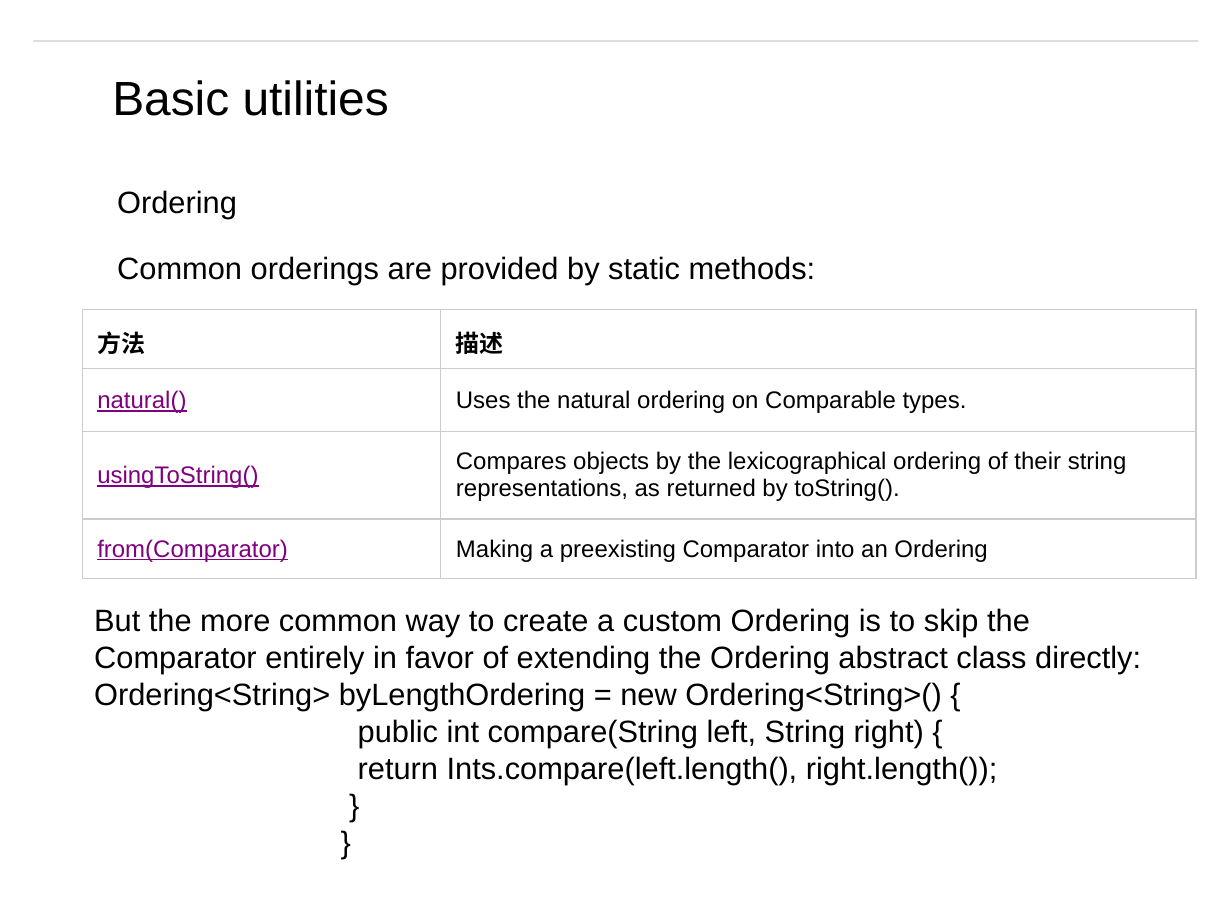
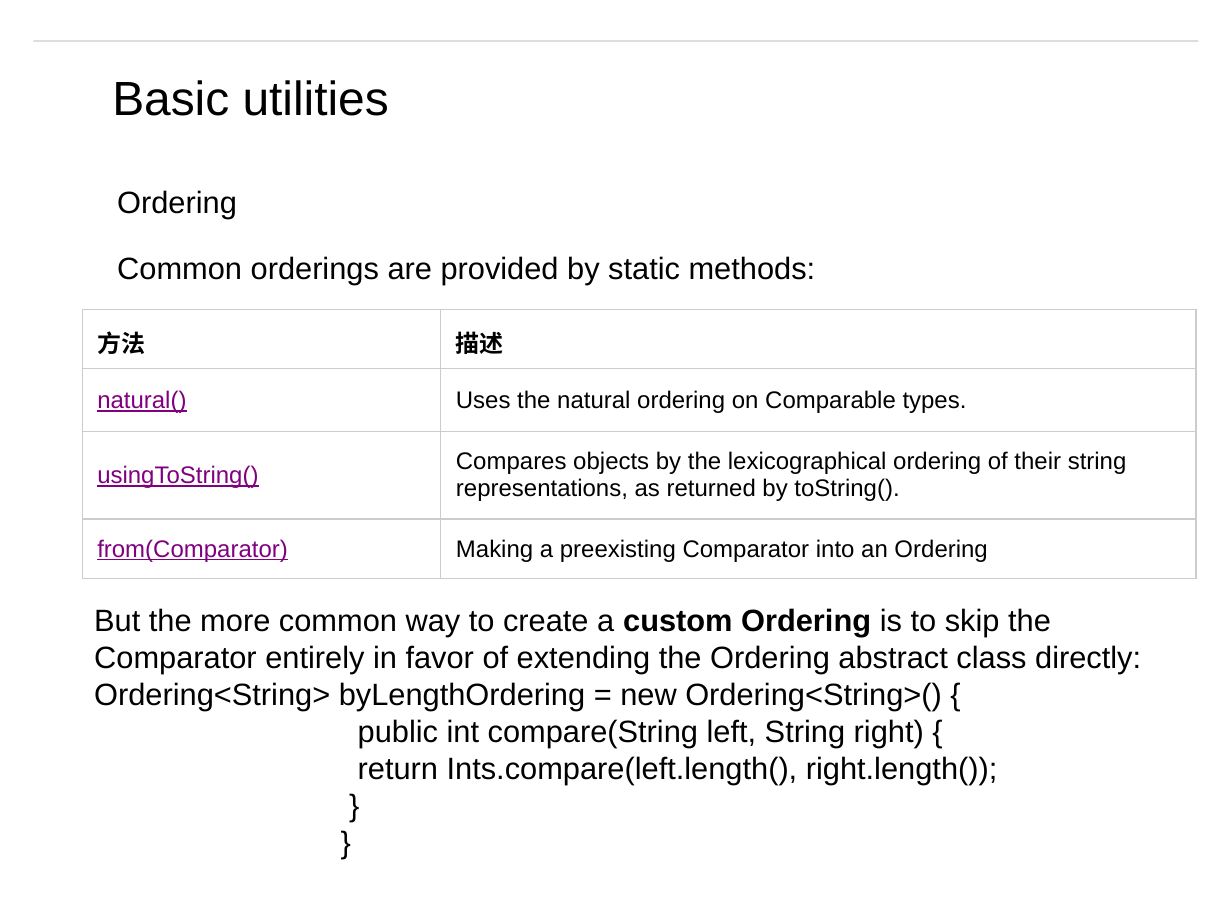
Before and after one commit to matt19870107/Guava, a slide deck: slide 22 of Guava - English.pptm. Drawn at 1232x924 pixels with LibreOffice and Linux fonts; fonts in the diff are those of the drawing; background and template pictures are left out. Boxes give left, top, right and bottom in pixels: in the first picture for what was removed or moved away, otherwise in the second. Text is boxed around its words. In the diff, an @@ line names an element or a change of style, - is before the commit and + after.

```diff
--- a/Guava - English.pptm
+++ b/Guava - English.pptm
@@ text at bbox=[94, 608, 1141, 711]: bold on in "custom Ordering" @@
```
Also in this commit, not shown: 9 other slides changed, 1 other file.
